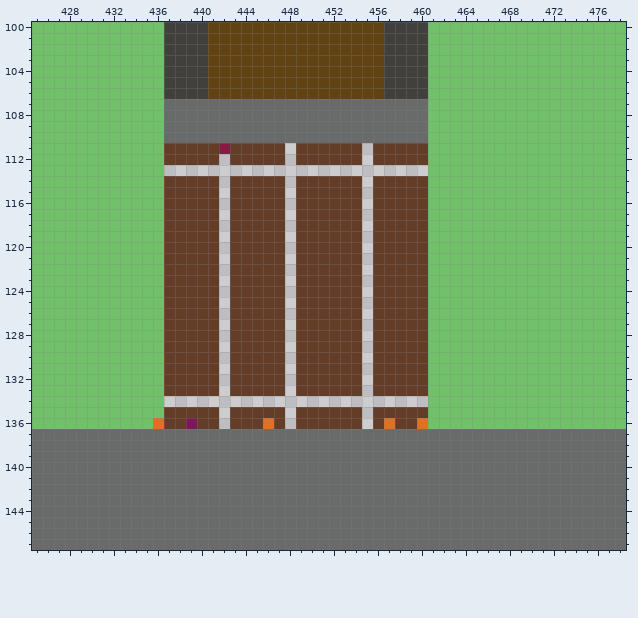
Edited in one commit: pixel-art file (Assets/Maps/Archive.aseprite). The picture above is the old version.
644x400 pixels, 1 frame. Colours within 5 levels of each other are drawn and written as one. Shown: x 425..478, y 100..147.
After:
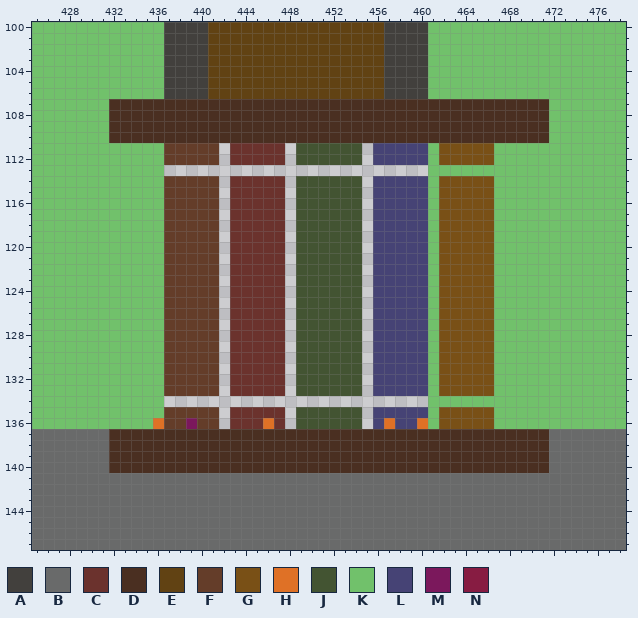
Palette (. is transparent): A #42403d  B #696a6a  C #6b322d  D #4a2f21  E #614213  F #643d29  G #795016  H #df7126  J #435432  K #71c16b  L #464375  M #7b185c  N #871c42
The author wrote: added archive walls and the variants
Changes in this commit:
Layers "Objects", "Tiles", "Walls":
y 107..110: x 432..471 KKKKKBBBBBBBBBBBBBBBBBBBBBBBBKKKKKKKKKKK -> DDDDDDDDDDDDDDDDDDDDDDDDDDDDDDDDDDDDDDDD
y 111: x 442..447 NFFFFF -> .CCCCC; x 449..454 FFFFFF -> JJJJJJ; x 456..460 FFFFF -> LLLLL; x 462..466 KKKKK -> GGGGG
y 112: x 443..447 FFFFF -> CCCCC; x 449..454 FFFFFF -> JJJJJJ; x 456..460 FFFFF -> LLLLL; x 462..466 KKKKK -> GGGGG
y 114..133: x 443..447 FFFFF -> CCCCC; x 449..454 FFFFFF -> JJJJJJ; x 456..460 FFFFF -> LLLLL; x 462..466 KKKKK -> GGGGG
y 135: x 443..447 FFFFF -> CCCCC; x 449..454 FFFFFF -> JJJJJJ; x 456..460 FFFFF -> LLLLL; x 462..466 KKKKK -> GGGGG
y 136: x 443..445 FFF -> CCC; x 447 F -> C; x 449..454 FFFFFF -> JJJJJJ; x 456 F -> L; x 458..459 FF -> LL; x 462..466 KKKKK -> GGGGG
y 137..140: x 432..471 BBBBBBBBBBBBBBBBBBBBBBBBBBBBBBBBBBBBBBBB -> DDDDDDDDDDDDDDDDDDDDDDDDDDDDDDDDDDDDDDDD
Boxes around the changes in both pictures, in picture pixels (x1, y1, x2, y2):
changed: (109, 99, 549, 473)
